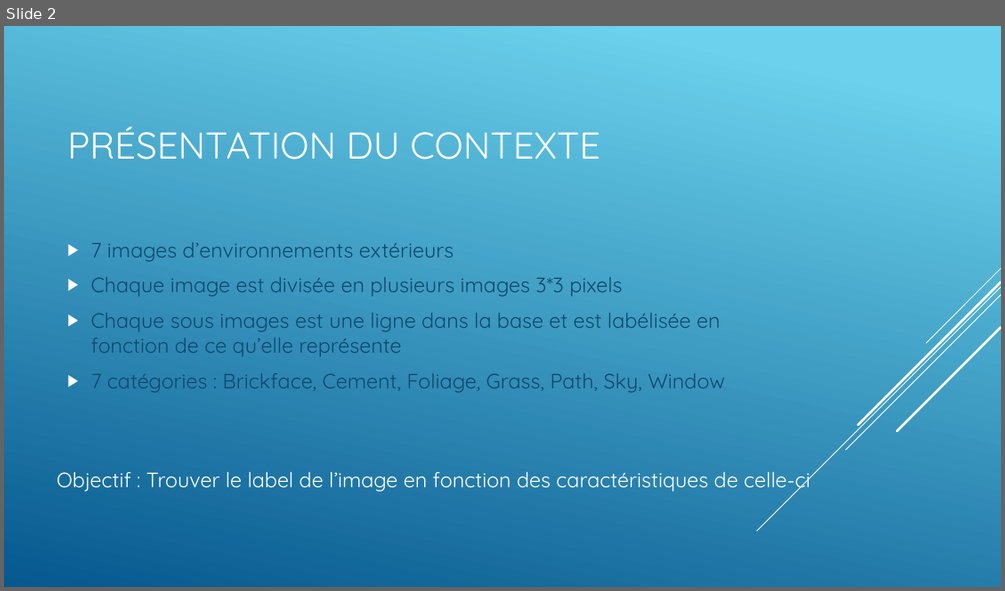
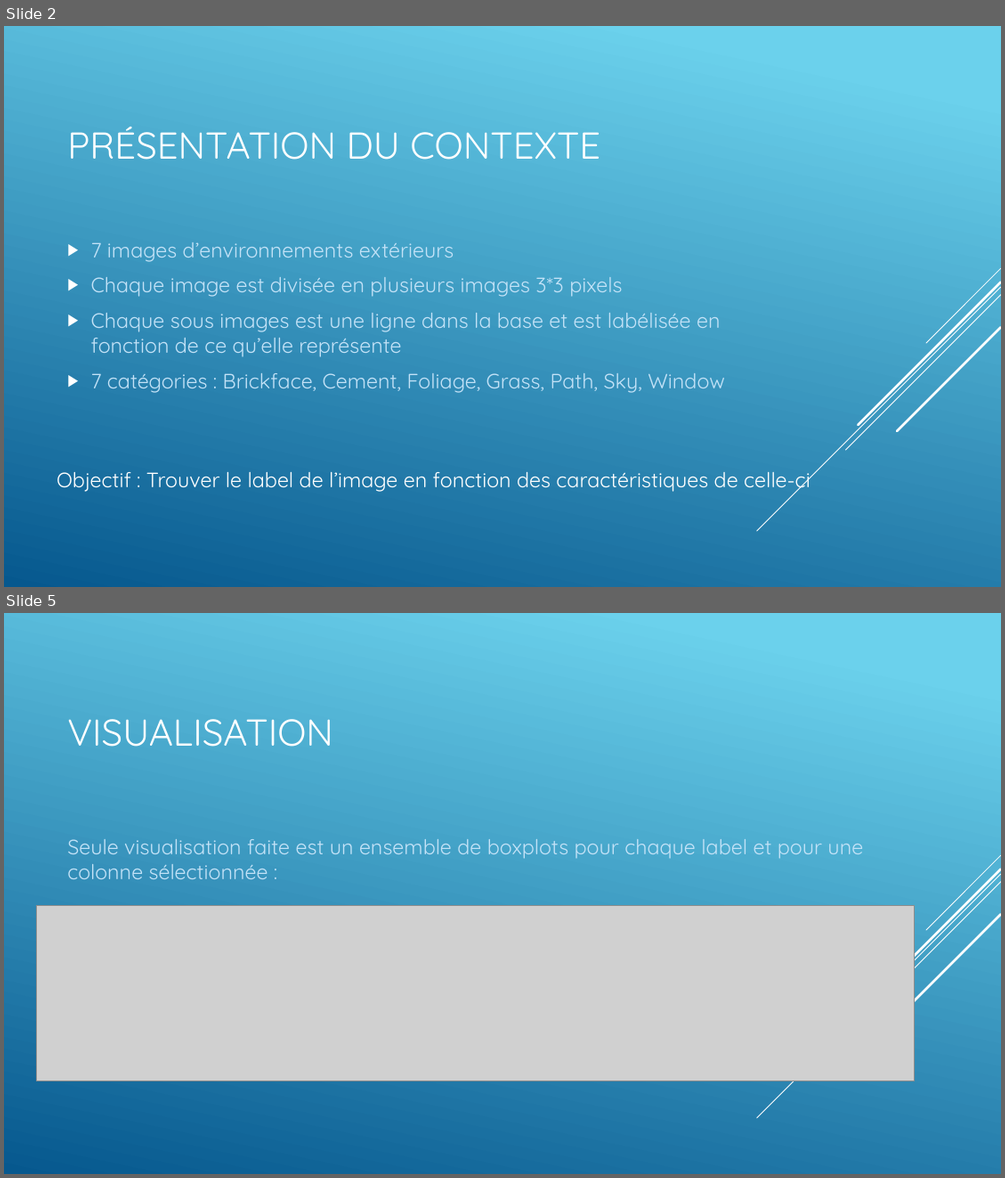
Before and after one commit to OussamaAyoub/pfda_project, a slide deck: Python for data analysis Project.pptx. Shown one above the other, each under a label of ours: slide 2 before the commit, slides 2 and 5 after it; the slides between them are not shown. The pictures are 1005x591 and 1005x1178 pixels, drawn with LibreOffice and Linux fonts; fonts in the diff are those of the drawing; grey boxes stand for pictures. Boxes give left, top, right and bottom in pixels: in the first picture for what was removed or moved away, otherwise in the second. Text is boxed around its words. In the diff, an @@ line names an element or a change of style, - is before the commit and + after.

Commit message:
finition ppt + code fonctionnel

```diff
--- a/Python for data analysis Project.pptx
+++ b/Python for data analysis Project.pptx
@@ slide 5 added at [4, 613, 1001, 1174], background gradient #6ED2EB to #06588E; not listed: 5 template elements that a slide beside it also shows @@
@@ title added at [67, 719, 333, 747], 36 pt, text #FFFFFF @@
+VISUALISATION
@@ text added at [67, 839, 863, 879], 20 pt, text #C3E2F7 @@
+Seule visualisation faite est un ensemble de boxplots pour chaque label et pour une colonne sélectionnée :
@@ picture added at [36, 906, 914, 1080] @@
@@ slide 2 changed as well @@
@@ text "7 images d’environnements extérieurs" at [91, 242, 725, 393]: text colour #0F496F to #C3E2F7 @@
```
Also in this commit, not shown: 1 other slide changed, 4 other slides added, 2 other files.
